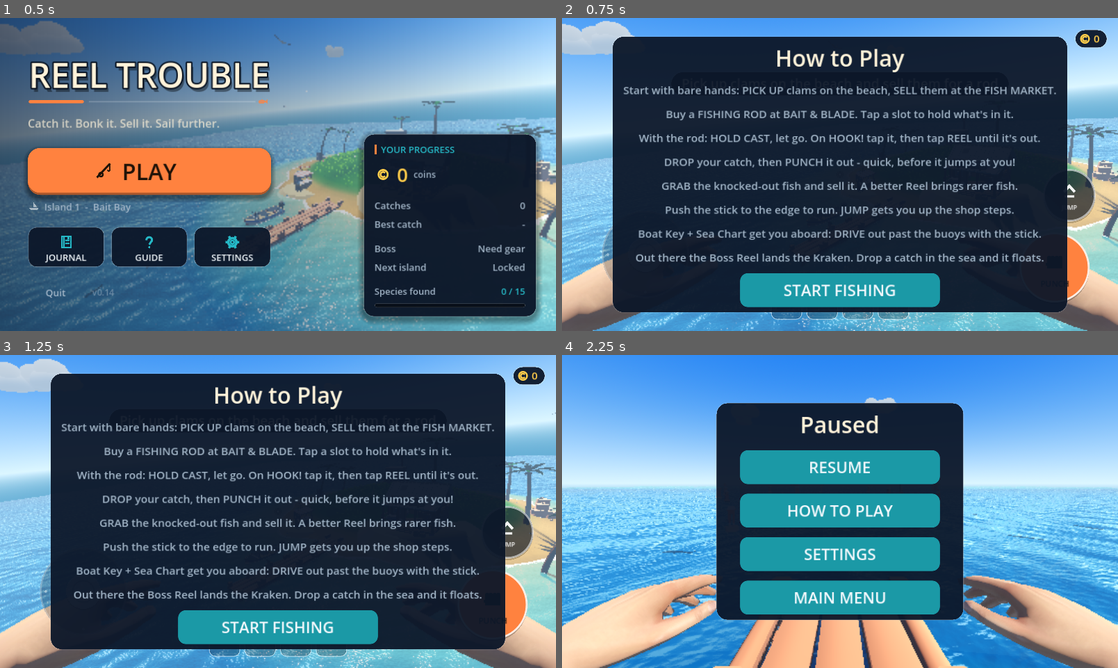
Above: before the commit, frames 1-4 (two rows, left to right).
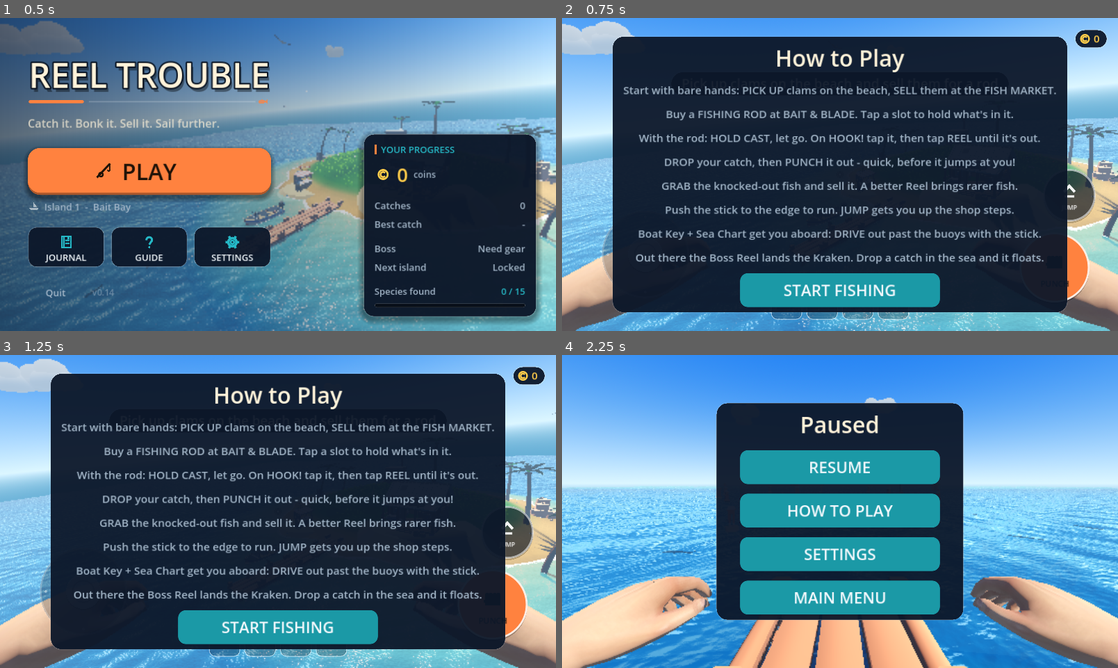
Above: after the commit, the same moments.

Repository: Max1081018/open_code
Game: Godot game, scene res://game.tscn
Two runs of this game, one before a commit and one after it. Both use one fixed random seed, a clock stepped at 60 frames per second and the inputs below.
Inputs:
- Up to frame 1 (0.5 s): no input
- Up to frame 2 (0.75 s): click "PLAY" at 0.5 s
- Up to frame 3 (1.25 s): no input
- Up to frame 4 (2.25 s): click "START FISHING" at 1.25 s; click "| |" at 2 s

Frame 1 is identical in both runs. In frame 2, 1.7% of the frame differs, in the area x 0-100%, y 74-100%; in frame 3, 2.0%; in frame 4, 5.4%, in the area x 0-100%, y 70-100%.

Commit message:
Hands: work in progress
Snapshot of the first-person hand rework, which is still under way. It parses
and the game runs, but the finger poses have not been reviewed on screen yet,
so this is a checkpoint rather than a finished change.

Co-Authored-By: Claude Opus 5 <noreply@anthropic.com>
Claude-Session: https://claude.ai/code/session_019FPN93SDKwisezCSut5tqW

Diff:
--- a/fishing/fp_arms.gd
+++ b/fishing/fp_arms.gd
@@ -69,7 +69,31 @@
 const ROD_AIM := Vector3(0.02, 0.50, -1.0)    # player view: forward and up
 const WEAPON_AIM := Vector3(-0.10, 1.0, -0.55) # blade up and forward, ready
 const HOLD_SHIFT := Vector3(-0.075, 0.035, 0)  # holding something: right hand clears the buttons
+
+# --- grips -------------------------------------------------------------------
+# [index, middle, ring, pinky curl, thumb curl, thumb swing (deg), draw-together (deg)]
+# Curl 0 is a flat open hand, 1 is fully closed. Measured against the rig: a
+# curl of ~0.85 wraps the fingers round a circle about 29mm across, which is a
+# rod or knife handle; the fingertips stay 20mm apart so they never cross.
+const GRIP_RELAX := [0.26, 0.30, 0.32, 0.34, 0.22, 10.0, 10.0]   # hands at rest, softly curled
+const GRIP_FIST := [0.82, 0.84, 0.86, 0.88, 0.45, 18.0, 12.0]    # round a handle
+const GRIP_TIGHT := [0.95, 0.97, 0.97, 0.95, 0.55, 20.0, 12.0]   # punching fist
+const GRIP_TAIL := [0.90, 0.92, 0.92, 0.90, 0.52, 20.0, 12.0]    # clamped on a fish tail
+const GRIP_PINCH := [0.52, 0.72, 0.86, 0.90, 0.45, 20.0, 14.0]   # thumb-and-index on a clam
+const GRIP_CRADLE := [0.30, 0.32, 0.34, 0.36, 0.15, 5.0, 6.0]    # open palms under a big fish
+const GRIP_HOOK := [0.62, 0.66, 0.68, 0.70, 0.35, 14.0, 10.0]    # fingers hooked under a load
+const GRIP_OPEN := [0.10, 0.12, 0.14, 0.16, 0.10, 0.0, 4.0]      # letting go / taking hold
+
+# Where a handle actually sits inside a closed fist: the fingers wrap a circle
+# centred here in hand-bone space (measured off the rig, not guessed), so the
+# rod and the knife run through the middle of the grip rather than past it.
+const GRIP_CENTRE := Vector3(-0.015, 0.100, 0.0)
+const DRAW_TIME := 0.25                       # seconds to bring a new item up
 var _shift := 0.0
+var _fingers: FingerPose
+var _grip_now := {"R": GRIP_RELAX.duplicate(), "L": GRIP_RELAX.duplicate()}
+var _punch_side := 0                 # which fist is mid-punch (1 right, -1 left)
+var _open_t := 0.0                   # hand spreading open to take or let go of something
 var _sail := 0.0                     # blend into the steering pose
 var _carry := 0.0                    # blend into the two-handed carry
 var _lag := Vector2.ZERO             # how far the hands are trailing the look
@@ -77,43 +101,14 @@
 
 
 ## Layers one clip onto just the right arm (shoulder to fingertips) on top of
-## whatever the AnimationPlayer posed: the body stays relaxed with an open left
-## hand while the right hand closes its grip and lifts what it holds.
+## whatever the AnimationPlayer posed: the body stays relaxed while the right
+## arm lifts what it holds. The fingers are not its business any more --
+## FingerPose runs after it and owns every finger joint.
 class ArmLayer extends SkeletonModifier3D:
 	var clip: Animation
 	var time := 0.0
 	var weight := 0.0
 	var _tracks: Array = []        # [track index, bone index, type]
-	# Open-hand fingers (from the relax clip) with a thumb-index pinch:
-	# `pinch` 0 = all fingers open, 1 = thumb and index closed together.
-	var open_clip: Animation
-	var pinch := 0.0
-	var finger_weight := 0.0
-	var _fingers: Array = []       # [open track, bone index, curl 0..1 for the pinch]
-
-	func set_open_clip(a: Animation, sk: Skeleton3D) -> void:
-		open_clip = a
-		_fingers.clear()
-		if a == null:
-			return
-		for i in a.get_track_count():
-			if a.track_get_type(i) != Animation.TYPE_ROTATION_3D:
-				continue
-			var bn := str(a.track_get_path(i).get_concatenated_subnames())
-			if not bn.ends_with(".R") or not (bn.begins_with("f_") or bn.begins_with("thumb")):
-				continue
-			var bi := sk.find_bone(bn)
-			if bi < 0:
-				continue
-			# index and thumb close into the pinch; the rest stay relaxed open
-			var curl := 0.0
-			if bn.begins_with("f_index"):
-				curl = 0.8
-			elif bn.begins_with("thumb"):
-				curl = 1.0
-			elif bn.begins_with("f_middle"):
-				curl = 0.3
-			_fingers.append([i, bi, curl])
 
 	func set_clip(a: Animation, sk: Skeleton3D) -> void:
 		clip = a
@@ -146,15 +141,89 @@
 			else:
 				var pv: Vector3 = clip.position_track_interpolate(i, t)
 				sk.set_bone_pose_position(bi, sk.get_bone_pose_position(bi).lerp(pv, w))
-		# Fingers: open hand, with thumb and index pinched together.
-		if open_clip and finger_weight > 0.001:
-			var fw := clampf(finger_weight, 0.0, 1.0)
-			for fr in _fingers:
-				var bi2: int = fr[1]
-				var fist: Quaternion = sk.get_bone_pose_rotation(bi2)       # what the arm clip posed
-				var open: Quaternion = open_clip.rotation_track_interpolate(int(fr[0]), 0.0)
-				var want: Quaternion = open.slerp(fist, float(fr[2]) * pinch)
-				sk.set_bone_pose_rotation(bi2, fist.slerp(want, fw))
+
+
+## Poses the fingers of both hands directly, instead of leaving them in
+## whatever splayed shape the clip baked.
+##
+## The rig has real finger chains -- f_index/f_middle/f_ring/f_pinky .01/.02/.03
+## plus thumb .01/.02/.03 and four palm bones per hand, each joint carrying
+## about twenty skinned vertices -- so the fingers genuinely deform. Every
+## finger bone runs along its own local +Y, which makes closing a finger a
+## single rotation about its local X (measured: +X closes, on both hands).
+##
+## A grip is seven numbers: four finger curls (0 open .. 1 fully closed), the
+## thumb's curl, how far the thumb swings across the palm, and how much the
+## fingers draw together out of the rig's fanned-out rest pose.
+class FingerPose extends SkeletonModifier3D:
+	const FINGERS := ["index", "middle", "ring", "pinky"]
+	const MAX := [75.0, 95.0, 70.0]        # degrees at curl 1.0, per joint
+	const TMAX := [28.0, 45.0, 35.0]       # the same for the thumb
+	# The rig's rest pose fans the fingertips about 100mm apart; these weights
+	# swing the outer fingers in and leave the middle pair almost still.
+	const SPREAD_W := [1.0, 0.33, -0.33, -1.0]
+
+	var grip := {"R": [0.0, 0.0, 0.0, 0.0, 0.0, 0.0, 0.0],
+			"L": [0.0, 0.0, 0.0, 0.0, 0.0, 0.0, 0.0]}
+	var weight := {"R": 0.0, "L": 0.0}
+	var life := 0.0                        # phase for the idle finger drift
+	var life_amt := 0.0
+	var _bones := {}                       # side -> [[idx x3] x4 fingers, [idx x3] thumb]
+	var _rest := {}                        # bone index -> rest rotation
+
+	func bind(sk: Skeleton3D) -> void:
+		_bones.clear()
+		_rest.clear()
+		for side in ["R", "L"]:
+			var chains: Array = []
+			for f in FINGERS:
+				chains.append(_chain(sk, ["f_%s.01.%s" % [f, side],
+						"f_%s.02.%s" % [f, side], "f_%s.03.%s" % [f, side]]))
+			chains.append(_chain(sk, ["thumb.01.%s" % side, "thumb.02.%s" % side,
+					"thumb.03.%s" % side]))
+			_bones[side] = chains
+
+	func _chain(sk: Skeleton3D, names: Array) -> Array:
+		var out: Array = []
+		for n in names:
+			var bi: int = sk.find_bone(n)
+			out.append(bi)
+			if bi >= 0:
+				_rest[bi] = sk.get_bone_rest(bi).basis.get_rotation_quaternion()
+		return out
+
+	func _process_modification() -> void:
+		var sk := get_skeleton()
+		if sk == null or _bones.is_empty():
+			return
+		for side in ["R", "L"]:
+			var w := clampf(float(weight[side]), 0.0, 1.0)
+			if w <= 0.001:
+				continue
+			var g: Array = grip[side]
+			var chains: Array = _bones[side]
+			var flip := 1.0 if side == "R" else -1.0
+			for fi in FINGERS.size():
+				# A hand that never twitches reads as a mannequin; each finger
+				# drifts on its own phase, by well under a degree.
+				var drift: float = sin(life * 0.9 + float(fi) * 1.7) * 0.013 * life_amt
+				var curl: float = clampf(float(g[fi]) + drift, 0.0, 1.2)
+				var spread: float = float(g[6]) * SPREAD_W[fi] * flip
+				_pose(sk, chains[fi], curl, MAX, spread, w)
+			_pose(sk, chains[4], float(g[4]), TMAX, float(g[5]) * flip, w)
+
+	func _pose(sk: Skeleton3D, chain: Array, curl: float, maxd: Array,
+			spread: float, w: float) -> void:
+		for k in 3:
+			var bi: int = chain[k]
+			if bi < 0:
+				continue
+			var q := Quaternion(Vector3.RIGHT, deg_to_rad(float(maxd[k]) * curl))
+			if k == 0 and absf(spread) > 0.01:
+				# sideways swing lives at the knuckle only
+				q = Quaternion(Vector3.BACK, deg_to_rad(spread)) * q
+			var want: Quaternion = (_rest[bi] as Quaternion) * q
+			sk.set_bone_pose_rotation(bi, sk.get_bone_pose_rotation(bi).slerp(want, w))
 
 
 ## Turns the right wrist (after the animation has posed it) so whatever the
@@ -214,8 +283,9 @@
 	_skel.add_child(_hand_r)
 	_tool_mount = Node3D.new()
 	_hand_r.add_child(_tool_mount)
-	# tool +Y (blade/handle axis) runs across the palm, out of the thumb side
-	_tool_mount.transform = Transform3D(Basis(Vector3.RIGHT, PI * 0.5), Vector3(0.0, 0.085, 0.0))
+	# tool +Y (blade/handle axis) runs across the palm, out of the thumb side,
+	# through the centre of the circle the curled fingers make
+	_tool_mount.transform = Transform3D(Basis(Vector3.RIGHT, PI * 0.5), GRIP_CENTRE)
 	# The rod rides in the same grip: its pole runs along the grip axis.
 	_rod_mount = Node3D.new()
 	_tool_mount.add_child(_rod_mount)
@@ -225,12 +295,16 @@
 	_skel.add_child(_hand_l)
 	_grip_l = Node3D.new()
 	_hand_l.add_child(_grip_l)
-	_grip_l.position = Vector3(0.0, 0.085, 0.0)
-	# Right-arm layer first, then the wrist aim on top of it.
+	_grip_l.position = Vector3(-GRIP_CENTRE.x, GRIP_CENTRE.y, GRIP_CENTRE.z)
+	# Right-arm layer first, then the fingers, then the wrist aim on top: the
+	# clip poses the arm, the fingers close on whatever is held, and the wrist
+	# finally turns so the grip points where it should.
 	_layer = ArmLayer.new()
 	_skel.add_child(_layer)
 	_layer.set_clip(_ap.get_animation(_clip("guard_idle")), _skel)
-	_layer.set_open_clip(_ap.get_animation(_clip("relax")), _skel)
+	_fingers = FingerPose.new()
+	_fingers.bind(_skel)
+	_skel.add_child(_fingers)
 	# Fingertips we pinch with (the tail sits between them).
 	for bn in ["thumb.03.R", "f_index.03.R"]:
 		var ba := BoneAttachment3D.new()
@@ -326,6 +400,7 @@
 		side = -1                          # right hand is busy: left jab
 	_next_side = -side
 	_combat = 2.5
+	_punch_side = side
 	_play_once("jab.R" if side > 0 else "jab.L", 1.9, 0.05)
 
 
@@ -338,6 +413,7 @@
 
 
 func play_pickup() -> void:
+	_open_t = 1.0                          # fingers spread, then close on it
 	_play_once("grab.R", 1.3)
 
 
@@ -346,10 +422,12 @@
 
 
 func play_drop() -> void:
+	_open_t = 1.0
 	_play_once("push.R", 1.5)
 
 
 func play_throw() -> void:
+	_open_t = 1.0
 	_play_once("push.R", 1.7)
 
 
@@ -415,6 +493,32 @@
 	return sin((1.0 - t) * PI) if t > 0.0 else 0.0
 
 
+## The draw: how far the hand is dipped out of the hold pose, 0 at either end
+## of the swap and 1 at the bottom. It drops fast over the first third and
+## comes back up over the rest, overshooting a touch so the new item settles
+## into place instead of stopping dead.
+static func _dip(t: float) -> float:
+	if t <= 0.0:
+		return 0.0
+	var u := 1.0 - clampf(t, 0.0, 1.0)        # 0 at the start of the draw, 1 at the end
+	if u < 0.34:
+		var a := u / 0.34
+		return a * a * (3.0 - 2.0 * a)        # smooth drop
+	var b := (u - 0.34) / 0.66
+	var e := 1.0 - b
+	return e * e * (3.0 - 2.0 * e) - sin(b * PI) * 0.1   # rise, with a small settle
+
+
+## How much of the new item is still below the hands: 1 while the hand is on
+## its way down, falling to 0 as it comes back up. The item rides this, so it
+## is lifted into view rather than appearing fully formed.
+static func _draw_rise(t: float) -> float:
+	if t <= 0.0:
+		return 0.0
+	var u := 1.0 - clampf(t, 0.0, 1.0)
+	return clampf(1.0 - u / 0.62, 0.0, 1.0)
+
+
 func _process(delta: float) -> void:
 	_t += delta
 	_oneshot = maxf(_oneshot - delta, 0.0)
@@ -423,7 +527,10 @@
 	_hook_t = maxf(_hook_t - delta / 0.32, 0.0)
 	_reel_t = maxf(_reel_t - delta / 0.22, 0.0)
 	_hit_t = maxf(_hit_t - delta / 0.4, 0.0)
-	_swap_t = maxf(_swap_t - delta / 0.36, 0.0)
+	_swap_t = maxf(_swap_t - delta / DRAW_TIME, 0.0)
+	_open_t = maxf(_open_t - delta / 0.45, 0.0)
+	if _oneshot <= 0.0:
+		_punch_side = 0
 	_land_t = maxf(_land_t - delta / 0.3, 0.0)
 	if mode == "hidden":
 		visible = false
@@ -451,7 +558,18 @@
 	_phase += delta * (2.0 + move_speed * 2.1)
 	var amp := walk * (1.6 if sprint else 1.0)
 	var off := Vector3(sin(_phase * 0.5) * 0.012 * amp, -absf(sin(_phase)) * 0.016 * amp, 0)
-	off.y -= _arc(_swap_t) * 0.22
+	# Breathing and a slow, never-quite-repeating drift. Hands welded to the
+	# camera look like a cardboard cut-out without it; it is small enough that
+	# you only notice it when it is missing.
+	var still := 1.0 - walk * 0.7
+	off.y += sin(_t * 1.15) * 0.0065 * still
+	off.z += sin(_t * 1.15 + 0.5) * 0.0030 * still
+	off.x += (sin(_t * 0.73) * 0.0035 + sin(_t * 1.91) * 0.0014) * still
+	off.y += sin(_t * 0.61 + 1.3) * 0.0030 * still
+	# The draw: dip down and back toward the chest, then lift the new item up.
+	var dip := _dip(_swap_t)
+	off.y -= dip * 0.26
+	off.z += dip * 0.10
 	off.y -= _arc(_land_t) * 0.05
 	if _hit_t > 0.0:
 		var g := _hit_t * _hit_t
@@ -470,6 +588,8 @@
 	off += Vector3(_lag.x * 0.11, -_lag.y * 0.09, 0.0)
 
 	var pitch := deg_to_rad(10.0 * charge * charge - 14.0 * _arc(_cast_t) + 6.0 * _arc(_hook_t))
+	pitch += deg_to_rad(-20.0 * dip)          # wrist rolls down through the draw
+	pitch += sin(_t * 0.83) * deg_to_rad(0.6) * still
 	if mode == "rod":
 		pitch += sin(_t * 37.0) * tension * 0.012
 	_shift = move_toward(_shift, 1.0 if mode in ["rod", "weapon", "clam", "fish"] else 0.0, delta * 4.0)
@@ -490,14 +610,76 @@
 	# Holding a small fish or a clam: only the right arm lifts and grips.
 	var lift := (mode == "clam" or (mode == "fish" and not prop_two_hands)) and _oneshot <= 0.0
 	_layer.weight = move_toward(_layer.weight, 1.0 if lift else 0.0, delta * 5.0)
-	_layer.finger_weight = _layer.weight
-	_layer.pinch = 1.0
 	_layer.time += delta
+	_update_grips(delta, dip)
 	_aim_wrist(delta)
 	_place_rod(delta)
 	_place_prop()
 	if paddle:
 		paddle.visible = mode == "weapon"
+
+
+## Picks what each hand should be holding on to and eases the fingers into it,
+## so a grip changes over a few frames rather than snapping shut.
+func _update_grips(delta: float, dip: float) -> void:
+	if _fingers == null:
+		return
+	# Opening up: at the bottom of a draw, and through a grab or a throw.
+	var open_amt := maxf(dip, _arc(_open_t))
+	for side in ["R", "L"]:
+		var want: Array = _grip_target(side)
+		if open_amt > 0.001:
+			want = _grip_mix(want, GRIP_OPEN, clampf(open_amt, 0.0, 1.0))
+		var cur: Array = _grip_now[side]
+		var k := clampf(delta * 13.0, 0.0, 1.0)
+		for i in cur.size():
+			cur[i] = lerpf(float(cur[i]), float(want[i]), k)
+		_fingers.grip[side] = cur
+		_fingers.weight[side] = 1.0
+	_fingers.life += delta
+	_fingers.life_amt = 1.0 - clampf(move_speed / 3.0, 0.0, 1.0) * 0.7
+
+
+static func _grip_mix(a: Array, b: Array, t: float) -> Array:
+	var out: Array = []
+	for i in a.size():
+		out.append(lerpf(float(a[i]), float(b[i]), t))
+	return out
+
+
+## What this hand is doing with its fingers right now.
+func _grip_target(side: String) -> Array:
+	# Mid-punch, the striking fist is clenched whatever else is going on.
+	if _oneshot > 0.0 and _punch_side != 0:
+		if (side == "R") == (_punch_side > 0):
+			return GRIP_TIGHT
+	match mode:
+		"rod":
+			if side == "L":
+				return GRIP_RELAX
+			# squeeze harder as you wind up and while a fish is pulling
+			var sq: float = clampf(charge * 0.10 + tension * 0.06, 0.0, 0.13)
+			return _grip_mix(GRIP_FIST, GRIP_TIGHT, sq / 0.13 * 0.6) if sq > 0.001 else GRIP_FIST
+		"weapon":
+			if side == "L":
+				return GRIP_RELAX
+			return GRIP_TIGHT if whack_style == "punch" else GRIP_FIST
+		"clam":
+			return GRIP_PINCH if side == "R" else GRIP_RELAX
+		"fish":
+			if prop_two_hands:
+				return GRIP_CRADLE          # a big fish lies across both palms
+			return GRIP_TAIL if side == "R" else GRIP_RELAX
+		"carry":
+			return GRIP_HOOK                # fingers hooked under the load
+		"sail":
+			return GRIP_FIST                # both fists round the wheel
+		"bare":
+			if windup > 0.0 or _combat > 0.0:
+				return GRIP_TIGHT
+			return GRIP_RELAX
+		_:
+			return GRIP_RELAX
 
 
 ## In rod mode the wrist points the gripped rod forward and up; charging pulls
@@ -582,10 +764,10 @@
 		var y := z.cross(d).normalized()
 		var b := Basis(d, y, z)
 		# Gripped at the narrow part in front of the tail fin, not at the very
-		# tip of the fin: fingers close on something, and the fin hangs clear.
-		var pinch_pt := _pinch_point(grip)
+		# tip of the fin: the fist is closed round the tail, so the tail runs
+		# through the middle of the grip and the fin hangs clear below it.
 		var hold: float = maxf(prop_half - 0.055, prop_half * 0.5)
-		prop.global_transform = Transform3D(b.scaled(sc), pinch_pt + d * hold)
+		prop.global_transform = Transform3D(b.scaled(sc), grip + d * hold)
 	else:
 		# the clam sits in the curl of the fingers, its edge peeking out on the
 		# thumb side, tilted to face you
@@ -594,6 +776,11 @@
 		var cb := cam.global_basis if cam else Basis()
 		var b2 := cb * Basis(Vector3.RIGHT, 1.25)
 		prop.global_transform = Transform3D(b2.scaled(sc), pp + cb.y * -0.012 + cb.z * 0.01)
+	# Mid-draw the item is still on its way up out of the pack: it rides below
+	# the hand and rises into the grip as the hand comes back up.
+	var rise := _draw_rise(_swap_t)
+	if rise > 0.001 and cam:
+		prop.global_position += cam.global_basis * Vector3(0.0, -0.36 * rise, 0.12 * rise)
 
 
 ## Where thumb and index fingertips meet (each bone's origin is its last
